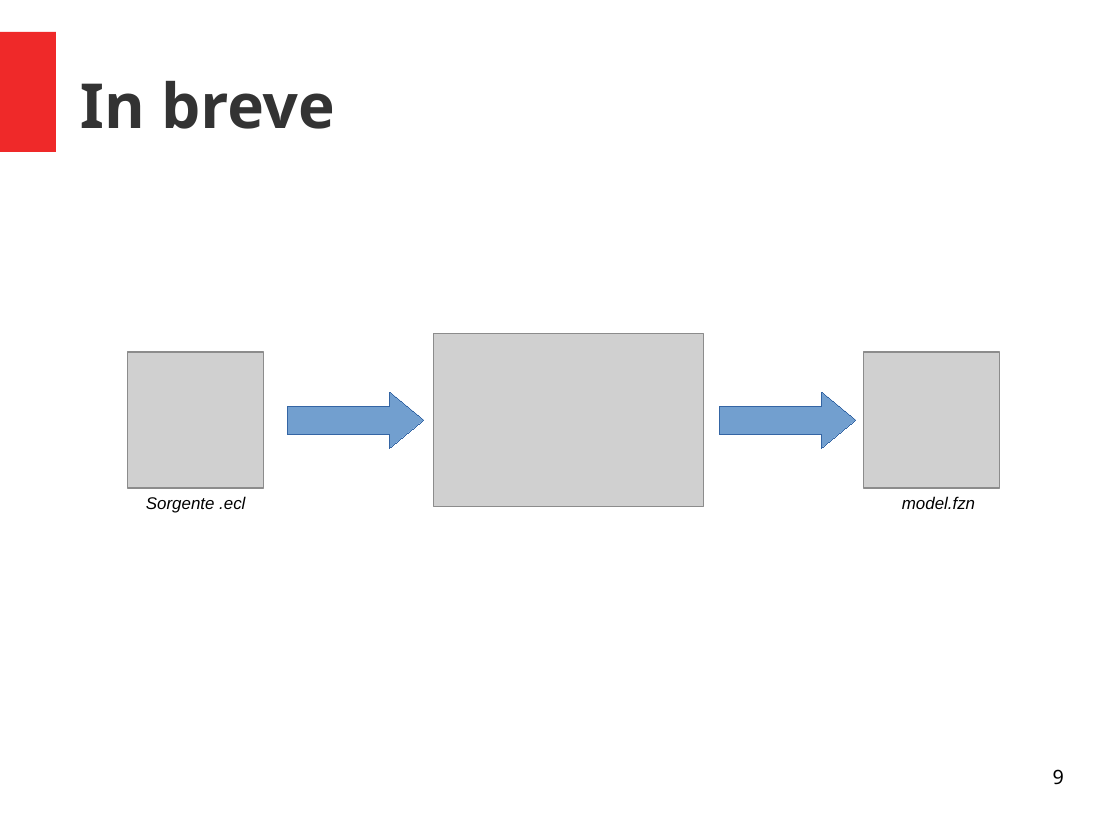
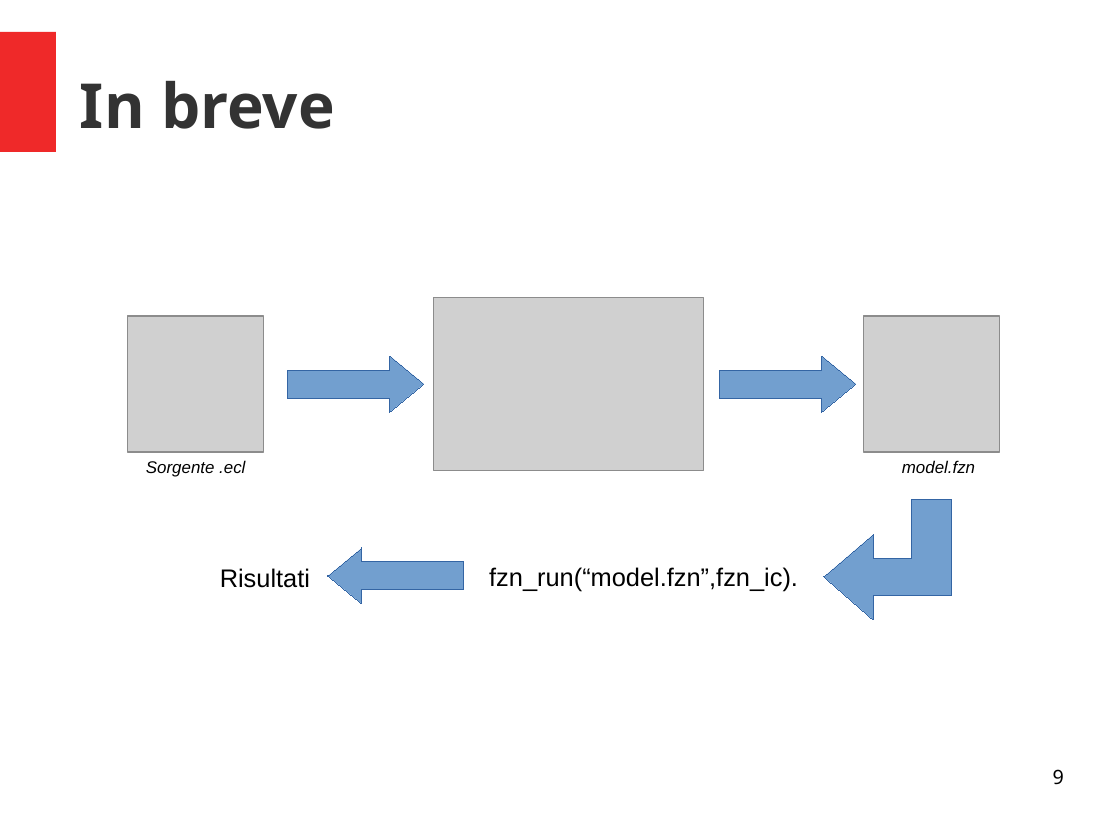
Before and after one commit to padovanl/eclipse2flatzinc, a slide deck: slide 9 of presentazione.odp. Drawn at 1120x840 pixels with LibreOffice and Linux fonts; fonts in the diff are those of the drawing; grey boxes stand for pictures. Boxes give left, top, right and bottom in pixels: in the first picture for what was removed or moved away, otherwise in the second. Text is boxed around its words. In the diff, an @@ line names an element or a change of style, - is before the commit and + after.

Commit message:
modificato la presentazione

```diff
--- a/presentazione.odp
+++ b/presentazione.odp
@@ 3 pictures, 2 texts, 2 right arrows: place and size @@
-3 pictures, 2 texts, 2 right arrows at [128, 334, 1000, 513]
+3 pictures, 2 texts, 2 right arrows at [128, 298, 1000, 477]
@@ freeform shape added at [824, 500, 952, 620], fill #729FCF, outline #3465A4 0 pt @@
@@ text added at [220, 568, 310, 588], 18 pt, text #000000 @@
+Risultati
@@ left arrow added at [328, 548, 464, 604], fill #729FCF, outline #3465A4 0 pt @@
@@ text added at [489, 567, 798, 591], 18 pt, text #000000 @@
+fzn_run(“model.fzn”,fzn_ic).
```
Also in this commit, not shown: 2 other files.
